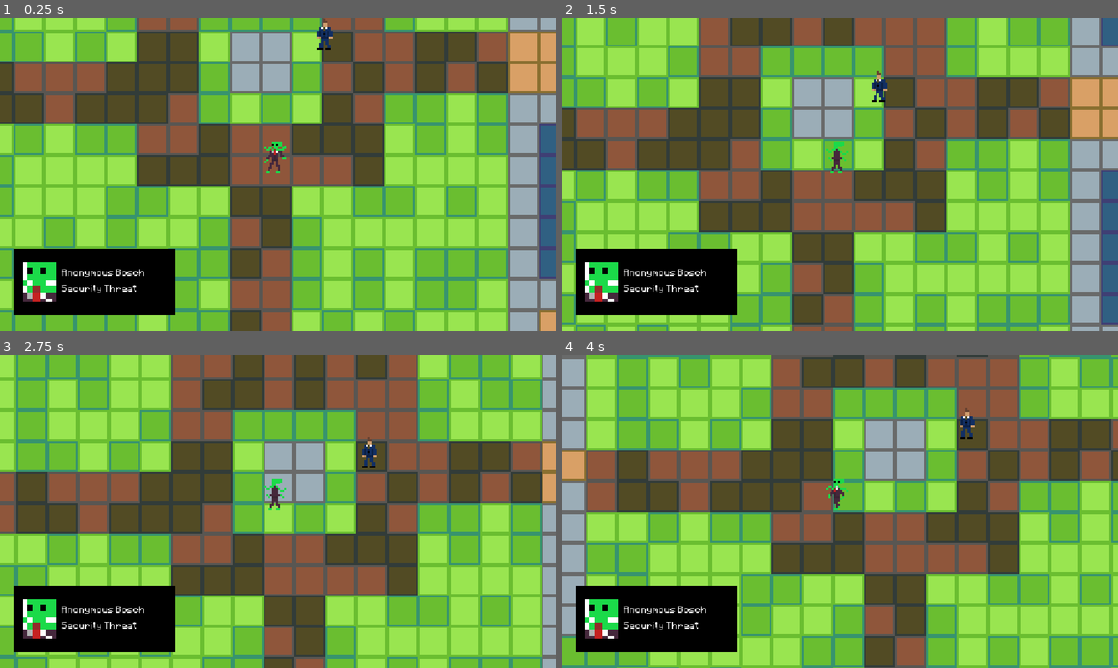
Above: before the commit, frames 1-4 (two rows, left to right).
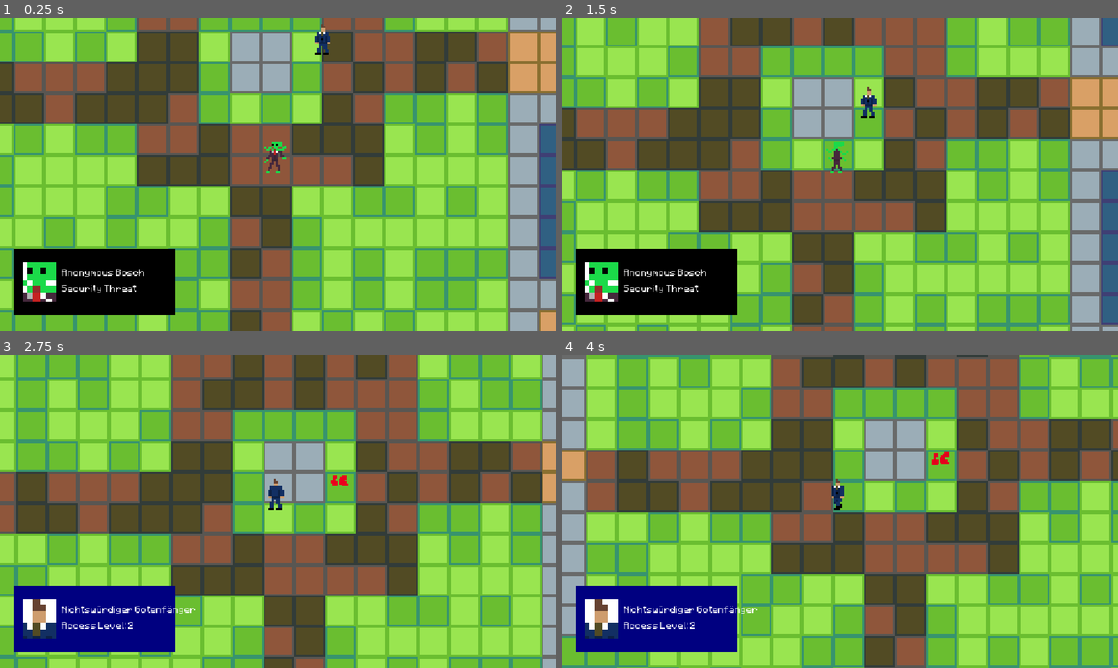
Above: after the commit, the same moments.

Repository: Flogah/alien_dad
Game: Godot game, scene res://scenes/main.tscn
Two runs of this game, one before a commit and one after it. Both use one fixed random seed, a clock stepped at 60 frames per second and the inputs below.
Inputs:
- Up to frame 1 (0.25 s): no input
- Up to frame 2 (1.5 s): hold Space (interact) 0.53-1.28 s; hold W (move_up) from 0.53 s (still down); tap Space (interact) at 1.35 s
- Up to frame 3 (2.75 s): release W (move_up) at 2.03 s; hold A (move_left) from 2.03 s (still down); hold Space (interact) from 2.03 s (still down)
- Up to frame 4 (4 s): release Space (interact) at 2.78 s; tap Space (interact) at 2.85 s; release A (move_left) at 3.53 s; hold S (move_down) from 3.53 s (still down); hold Space (interact) from 3.53 s (still down)

The runs differ from the first frame. In frame 1, 0.2% of the frame differs, in the area x 56-60%, y 0-12%; in frame 2, 0.3%; in frame 3, 6.5%, in the area x 2-68%, y 26-95%; in frame 4, 6.5%.

Commit message:
added idle walk

Diff:
--- a/scenes/guard.gd
+++ b/scenes/guard.gd
@@ -5,6 +5,7 @@
 @onready var sprite: AnimatedSprite2D = $Sprite
 @onready var blood_particles: GPUParticles2D = $BloodParticles
 @onready var detection_area: Area2D = %DetectionArea
+@onready var nav_agent: NavigationAgent2D = %NavigationAgent2D
 
 @export var agent_leader:bool = false
 @export var security_pass: SecurityPass
@@ -14,6 +15,7 @@
 var player:Player
 
 var perceives_player_as_threat:bool = false
+var target
 
 func _ready() -> void:
 	if !security_pass:
@@ -31,10 +33,18 @@
 	interactable.interacted.connect(on_interacted)
 
 func _physics_process(_delta: float) -> void:
+	var next_path_position = nav_agent.get_next_path_position()
+	var new_vel = (next_path_position - global_position).normalized()
+	velocity = new_vel * 10
 	move_and_slide()
 
-func move(dir: Vector2) -> void:
-	velocity = dir * 10.0
+	if velocity.is_equal_approx(Vector2.ZERO):
+		sprite.play("walk")
+	else:
+		sprite.play("idle")
+
+func set_target_pos(pos: Vector2) -> void:
+	nav_agent.target_position = pos
 
 func on_interacted(actor, sec_acc):
 	if dead:
--- a/scenes/guard.tscn
+++ b/scenes/guard.tscn
@@ -59,6 +59,10 @@
 script = ExtResource("1_k0dx2")
 
 [node name="NavigationAgent2D" type="NavigationAgent2D" parent="." unique_id=87589424]
+unique_name_in_owner = true
+path_desired_distance = 3.0
+target_desired_distance = 3.0
+path_postprocessing = 1
 
 [node name="Sprite" type="AnimatedSprite2D" parent="." unique_id=1888564404]
 position = Vector2(0, -7)
--- a/scenes/guard_states/idle.gd
+++ b/scenes/guard_states/idle.gd
@@ -10,6 +10,6 @@
 		pace()
 
 func pace():
-
-	enemy.move(Vector2.DOWN.rotated(randf_range(-PI, PI)))
-	timer = randf_range(0.5, 0.7)
+	var random_pos:Vector2 = enemy.global_position + Vector2(randi_range(-15, 15), randi_range(-15, 15))
+	enemy.set_target_pos(random_pos)
+	timer = randf_range(3, 5)
--- a/scenes/main.tscn
+++ b/scenes/main.tscn
@@ -7,32 +7,85 @@
 [ext_resource type="Resource" uid="uid://gipffcb64va5" path="res://resources/character_ids/armstrong_id.tres" id="6_eb6dy"]
 [ext_resource type="PackedScene" uid="uid://mry6neuk5n38" path="res://scenes/guard.tscn" id="6_o6xl0"]
 
-[sub_resource type="NavigationPolygon" id="NavigationPolygon_ifpyu"]
+[sub_resource type="NavigationPolygon" id="NavigationPolygon_tefeu"]
+vertices = PackedVector2Array(8, 8, -8, 8, -8, -8, 8, -8)
+polygons = Array[PackedInt32Array]([PackedInt32Array(0, 1, 2, 3)])
+outlines = Array[PackedVector2Array]([PackedVector2Array(-8, -8, 8, -8, 8, 8, -8, 8)])
+agent_radius = 0.0
+
+[sub_resource type="NavigationPolygon" id="NavigationPolygon_tipki"]
+vertices = PackedVector2Array(8, 8, -8, 8, -8, -8, 8, -8)
+polygons = Array[PackedInt32Array]([PackedInt32Array(0, 1, 2, 3)])
+outlines = Array[PackedVector2Array]([PackedVector2Array(-8, -8, 8, -8, 8, 8, -8, 8)])
+agent_radius = 0.0
+
+[sub_resource type="NavigationPolygon" id="NavigationPolygon_85g3d"]
+vertices = PackedVector2Array(8, 8, -8, 8, -8, -8, 8, -8)
+polygons = Array[PackedInt32Array]([PackedInt32Array(0, 1, 2, 3)])
+outlines = Array[PackedVector2Array]([PackedVector2Array(-8, -8, 8, -8, 8, 8, -8, 8)])
+agent_radius = 0.0
+
+[sub_resource type="NavigationPolygon" id="NavigationPolygon_choun"]
+vertices = PackedVector2Array(8, 8, -8, 8, -8, -8, 8, -8)
+polygons = Array[PackedInt32Array]([PackedInt32Array(0, 1, 2, 3)])
+outlines = Array[PackedVector2Array]([PackedVector2Array(-8, -8, 8, -8, 8, 8, -8, 8)])
+agent_radius = 0.0
+
+[sub_resource type="NavigationPolygon" id="NavigationPolygon_ya4ey"]
+vertices = PackedVector2Array(8, 8, -8, 8, -8, -8, 8, -8)
+polygons = Array[PackedInt32Array]([PackedInt32Array(0, 1, 2, 3)])
+outlines = Array[PackedVector2Array]([PackedVector2Array(-8, -8, 8, -8, 8, 8, -8, 8)])
+agent_radius = 0.0
+
+[sub_resource type="NavigationPolygon" id="NavigationPolygon_eb6dy"]
+vertices = PackedVector2Array(8, 8, -8, 8, -8, -8, 8, -8)
+polygons = Array[PackedInt32Array]([PackedInt32Array(0, 1, 2, 3)])
+outlines = Array[PackedVector2Array]([PackedVector2Array(-8, -8, 8, -8, 8, 8, -8, 8)])
+agent_radius = 0.0
 
 [sub_resource type="TileSetAtlasSource" id="TileSetAtlasSource_f3u8r"]
 texture = ExtResource("1_sugp2")
 0:0/0 = 0
+0:0/0/navigation_layer_0/polygon = SubResource("NavigationPolygon_tefeu")
 1:0/0 = 0
+1:0/0/navigation_layer_0/polygon = SubResource("NavigationPolygon_85g3d")
 2:0/0 = 0
+2:0/0/navigation_layer_0/polygon = SubResource("NavigationPolygon_choun")
 3:0/0 = 0
+3:0/0/navigation_layer_0/polygon = SubResource("NavigationPolygon_tefeu")
 4:0/0 = 0
+4:0/0/navigation_layer_0/polygon = SubResource("NavigationPolygon_tefeu")
 5:0/0 = 0
+5:0/0/navigation_layer_0/polygon = SubResource("NavigationPolygon_tefeu")
 6:0/0 = 0
+6:0/0/navigation_layer_0/polygon = SubResource("NavigationPolygon_tefeu")
 7:0/0 = 0
+7:0/0/navigation_layer_0/polygon = SubResource("NavigationPolygon_tefeu")
 7:1/0 = 0
+7:1/0/navigation_layer_0/polygon = SubResource("NavigationPolygon_eb6dy")
 6:1/0 = 0
 6:1/0/physics_layer_0/polygon_0/points = PackedVector2Array(-8, -8, 8, -8, 8, 8, -8, 8)
+6:1/0/navigation_layer_0/polygon = SubResource("NavigationPolygon_ya4ey")
 5:1/0 = 0
+5:1/0/navigation_layer_0/polygon = SubResource("NavigationPolygon_tipki")
 4:1/0 = 0
+4:1/0/navigation_layer_0/polygon = SubResource("NavigationPolygon_tipki")
 3:1/0 = 0
+3:1/0/navigation_layer_0/polygon = SubResource("NavigationPolygon_tipki")
 2:1/0 = 0
+2:1/0/navigation_layer_0/polygon = SubResource("NavigationPolygon_tipki")
 1:1/0 = 0
+1:1/0/navigation_layer_0/polygon = SubResource("NavigationPolygon_tipki")
 0:1/0 = 0
+0:1/0/navigation_layer_0/polygon = SubResource("NavigationPolygon_tipki")
 
 [sub_resource type="TileSet" id="TileSet_ifpyu"]
 physics_layer_0/collision_layer = 1
 physics_layer_0/collision_mask = 0
+navigation_layer_0/layers = 1
 sources/0 = SubResource("TileSetAtlasSource_f3u8r")
+
+[sub_resource type="NavigationPolygon" id="NavigationPolygon_o6xl0"]
 
 [node name="Main" type="Node2D" unique_id=1805818713]
 
@@ -43,12 +96,12 @@
 stream = ExtResource("2_tefeu")
 autoplay = true
 
-[node name="NavigationRegion2D" type="NavigationRegion2D" parent="level1" unique_id=449219264]
-navigation_polygon = SubResource("NavigationPolygon_ifpyu")
-
-[node name="BaseLayer" type="TileMapLayer" parent="level1/NavigationRegion2D" unique_id=1106538574]
+[node name="BaseLayer" type="TileMapLayer" parent="level1" unique_id=1106538574]
 tile_map_data = PackedByteArray("AAD7//j/AAABAAEAAAD7//n/AAABAAEAAAD7//r/AAABAAEAAAD7//v/AAABAAEAAAD7//z/AAABAAEAAAD7// …(89776 unchanged characters)…
 tile_set = SubResource("TileSet_ifpyu")
+
+[node name="NavigationRegion2D" type="NavigationRegion2D" parent="level1" unique_id=449219264]
+navigation_polygon = SubResource("NavigationPolygon_o6xl0")
 
 [node name="NPC" type="Node2D" parent="level1" unique_id=913914847]
 
